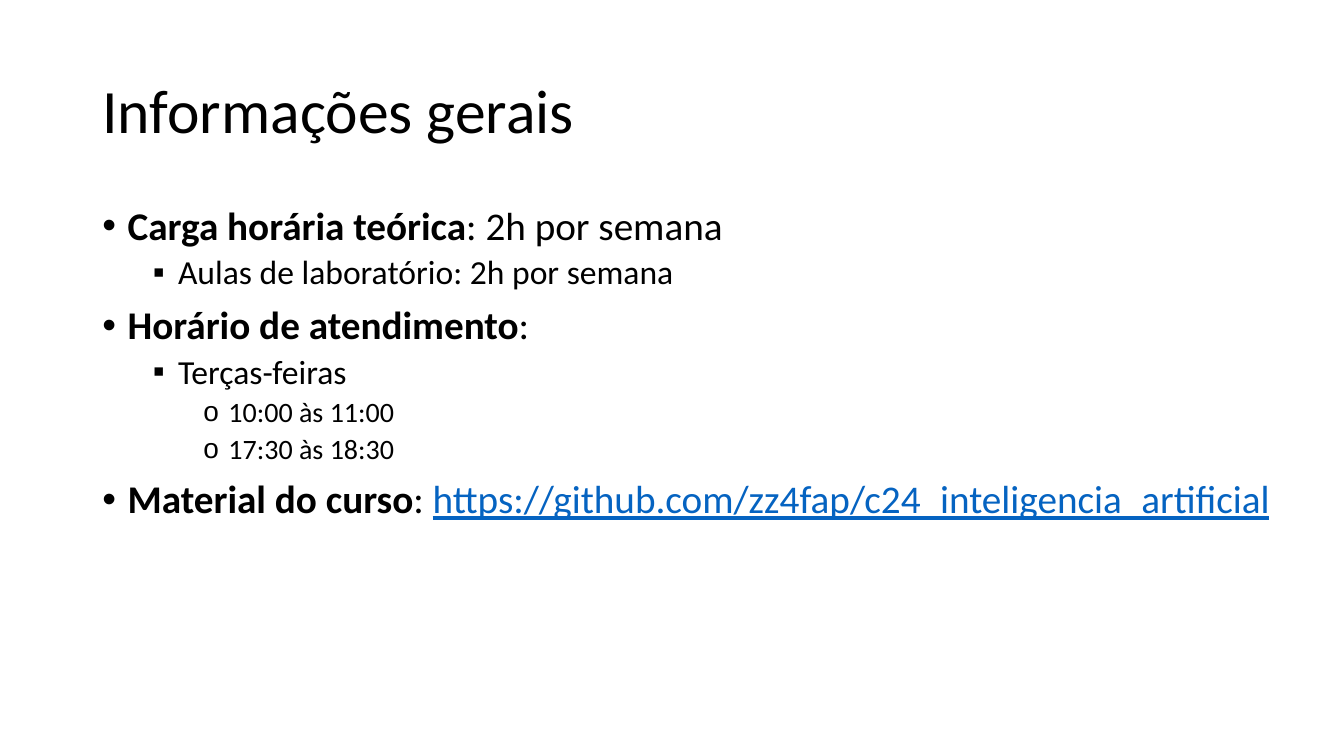
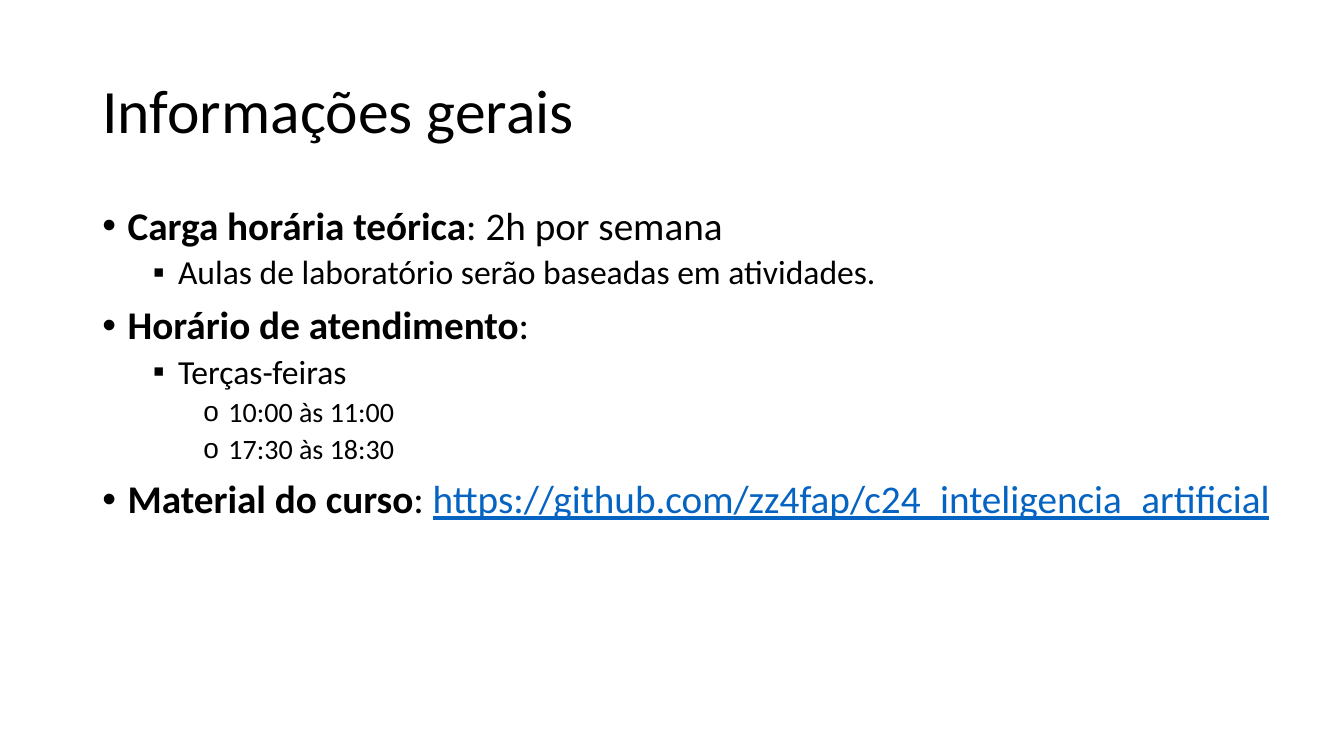
Before and after one commit to zz4fap/c24_inteligencia_artificial, a slide deck: slide 2 of slides/C24_Introdução.pptx. Drawn at 1344x756 pixels with LibreOffice and Linux fonts; fonts in the diff are those of the drawing. Boxes give left, top, right and bottom in pixels: in the first picture for what was removed or moved away, otherwise in the second. Text is boxed around its words. In the diff, an @@ line names an element or a change of style, - is before the commit and + after.

```diff
--- a/slides/C24_Introdução.pptx
+++ b/slides/C24_Introdução.pptx
@@ text at [178, 260, 875, 285]: text changed @@
-  ▪ Aulas de laboratório: 2h por semana
+  ▪ Aulas de laboratório serão baseadas em atividades.
```
Also in this commit, not shown: 1 other slide changed, 1 other file.
